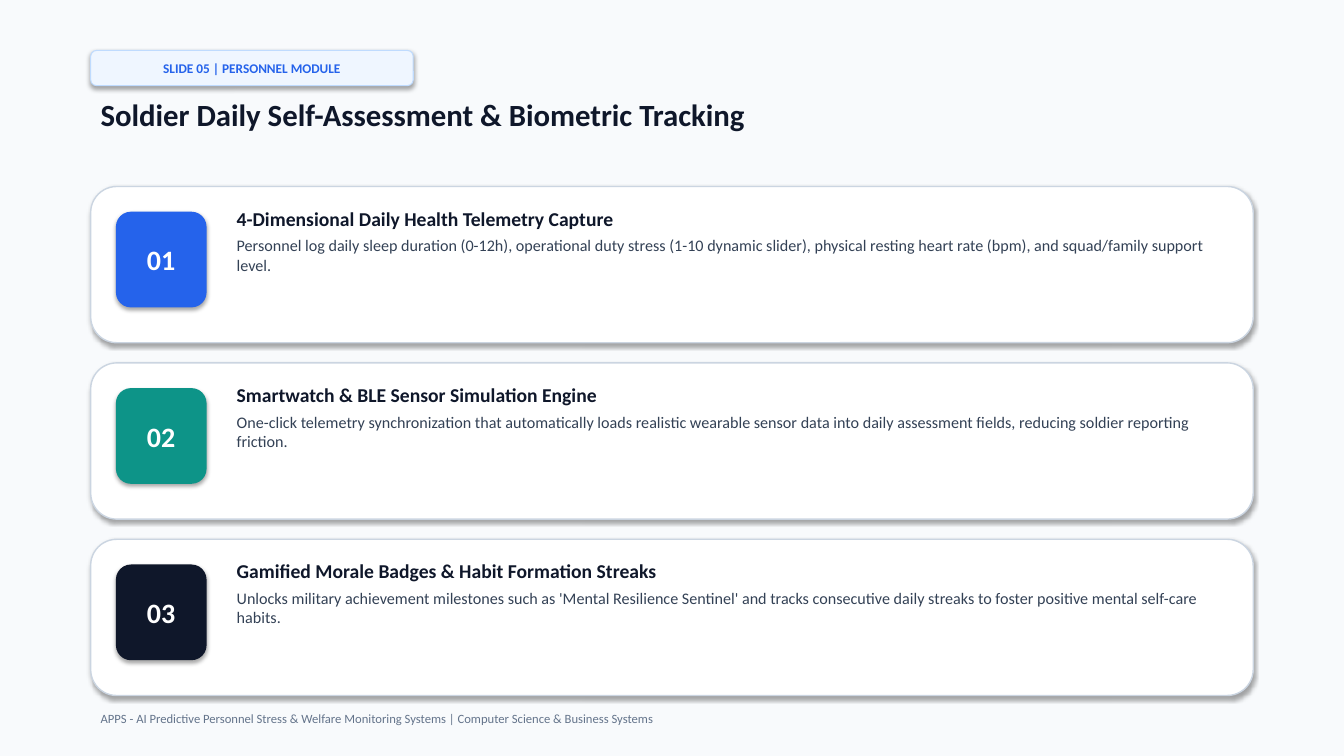
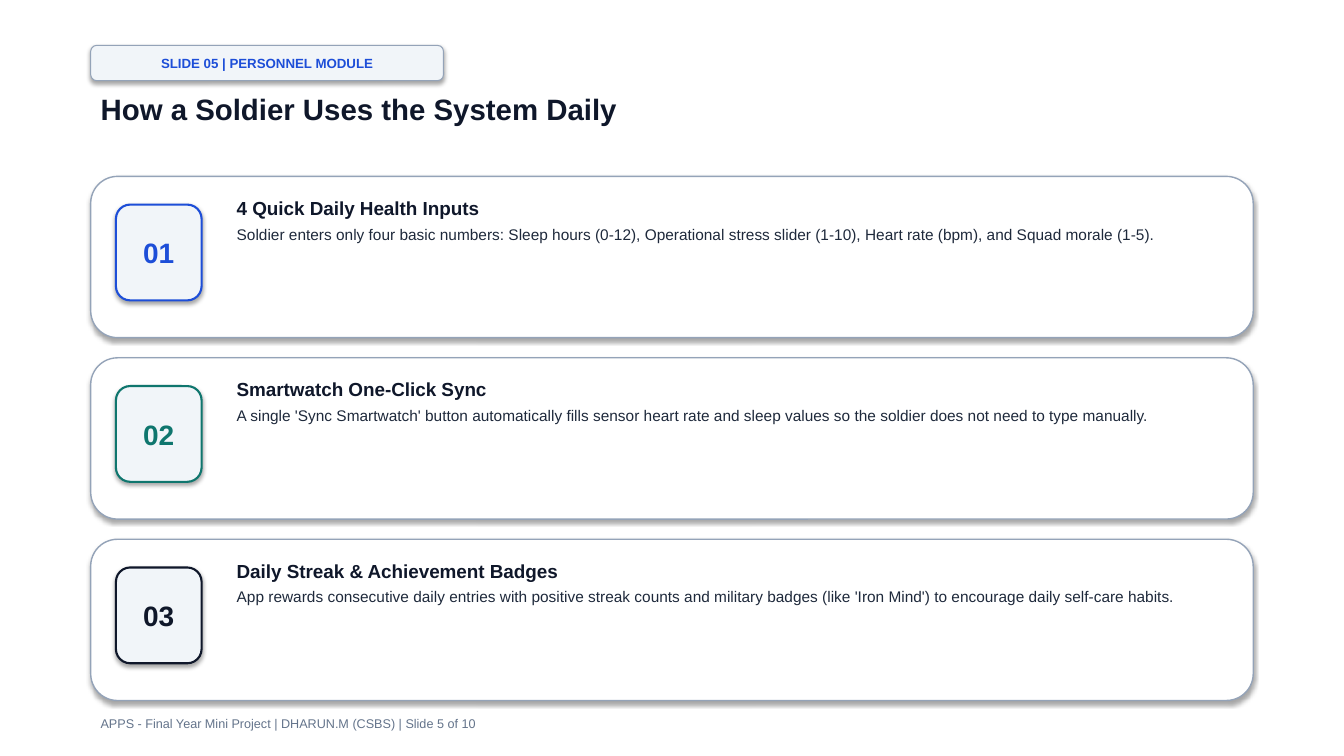
Before and after one commit to dharuntech275/APPS-, a slide deck: slide 5 of APPS_Mini_Project_Presentation.pptx. Drawn at 1344x756 pixels with LibreOffice and Linux fonts; fonts in the diff are those of the drawing. Boxes give left, top, right and bottom in pixels: in the first picture for what was removed or moved away, otherwise in the second. Text is boxed around its words. In the diff, an @@ line names an element or a change of style, - is before the commit and + after.

Commit message:
docs: update presentation with print-friendly clean white layout, simple English, and companion landscape printout PDF

```diff
--- a/APPS_Mini_Project_Presentation.pptx
+++ b/APPS_Mini_Project_Presentation.pptx
@@ rectangle at box(0, 0, 1344, 756): fill #F8FAFC to #FFFFFF @@
@@ rounded rectangle "SLIDE 05 | PERSONNEL MODULE": place and size @@
-rounded rectangle "SLIDE 05 | PERSONNEL MODULE" at box(91, 50, 413, 86)
+rounded rectangle "SLIDE 05 | PERSONNEL MODULE" at box(91, 45, 444, 81)
@@ rounded rectangle "SLIDE 05 | PERSONNEL MODULE" at box(91, 45, 444, 81): font Calibri to Arial, text colour #2563EB to #1D4ED8; fill #EFF6FF to #F1F5F9; outline #BFDBFE 0.75 pt to #94A3B8 0.75 pt @@
@@ text at box(101, 98, 616, 125): text changed; size 22 to 21 pt; font Calibri to Arial @@
-Soldier Daily Self-Assessment & Biometric Tracking
+How a Soldier Uses the System Daily
@@ outline #CBD5E1 1 pt to #94A3B8 1 pt in 3 elements at box(91, 358, 1253, 519), box(91, 539, 1253, 701), box(91, 176, 1253, 338) @@
@@ rounded rectangle: place and size @@
-rounded rectangle at box(91, 187, 1253, 343)
+rounded rectangle at box(91, 176, 1253, 338)
@@ rounded rectangle "01": place and size @@
-rounded rectangle "01" at box(116, 212, 207, 308)
+rounded rectangle "01" at box(116, 205, 202, 300)
@@ rounded rectangle "01" at box(116, 205, 202, 300): font Calibri to Arial, text colour #FFFFFF to #1D4ED8; fill #2563EB to #F1F5F9; outline none to #1D4ED8 1.5 pt @@
@@ text at box(237, 201, 1154, 243): text changed; size 11.5 to 11 pt; font Calibri to Arial; text colour #334155 to #1E293B @@
-4-Dimensional Daily Health Telemetry Capture
-Personnel log daily sleep duration (0-12h), operational duty stress (1-10 dynamic slider), physical resting heart rate (bpm), and squad/family support level.
+4 Quick Daily Health Inputs
+Soldier enters only four basic numbers: Sleep hours (0-12), Operational stress slider (1-10), Heart rate (bpm), and Squad morale (1-5).
@@ rounded rectangle: place and size @@
-rounded rectangle at box(91, 363, 1253, 519)
+rounded rectangle at box(91, 358, 1253, 519)
@@ rounded rectangle "02": place and size @@
-rounded rectangle "02" at box(116, 388, 207, 484)
+rounded rectangle "02" at box(116, 386, 202, 482)
@@ rounded rectangle "02" at box(116, 386, 202, 482): font Calibri to Arial, text colour #FFFFFF to #0F766E; fill #0D9488 to #F1F5F9; outline none to #0F766E 1.5 pt @@
@@ text at box(237, 382, 1148, 424): text changed; size 11.5 to 11 pt; font Calibri to Arial; text colour #334155 to #1E293B @@
-Smartwatch & BLE Sensor Simulation Engine
-One-click telemetry synchronization that automatically loads realistic wearable sensor data into daily assessment fields, reducing soldier reporting friction.
+Smartwatch One-Click Sync
+A single 'Sync Smartwatch' button automatically fills sensor heart rate and sleep values so the soldier does not need to type manually.
@@ rounded rectangle: place and size @@
-rounded rectangle at box(91, 539, 1253, 696)
+rounded rectangle at box(91, 539, 1253, 701)
@@ rounded rectangle "03": place and size @@
-rounded rectangle "03" at box(116, 565, 207, 660)
+rounded rectangle "03" at box(116, 568, 202, 663)
@@ rounded rectangle "03" at box(116, 568, 202, 663): font Calibri to Arial, text colour #FFFFFF to #0F172A; fill #0F172A to #F1F5F9; outline none to #0F172A 1.5 pt @@
@@ text at box(237, 564, 1173, 606): text changed; size 11.5 to 11 pt; font Calibri to Arial; text colour #334155 to #1E293B @@
-Gamified Morale Badges & Habit Formation Streaks
-Unlocks military achievement milestones such as 'Mental Resilience Sentinel' and tracks consecutive daily streaks to foster positive mental self-care habits.
+Daily Streak & Achievement Badges
+App rewards consecutive daily entries with positive streak counts and military badges (like 'Iron Mind') to encourage daily self-care habits.
@@ text at box(101, 719, 476, 731): text changed; font Calibri to Arial @@
-APPS - AI Predictive Personnel Stress & Welfare Monitoring Systems | Computer Science & Business Systems
+APPS - Final Year Mini Project | DHARUN.M (CSBS) | Slide 5 of 10
```
Also in this commit, not shown: 9 other slides changed, 3 other files.
